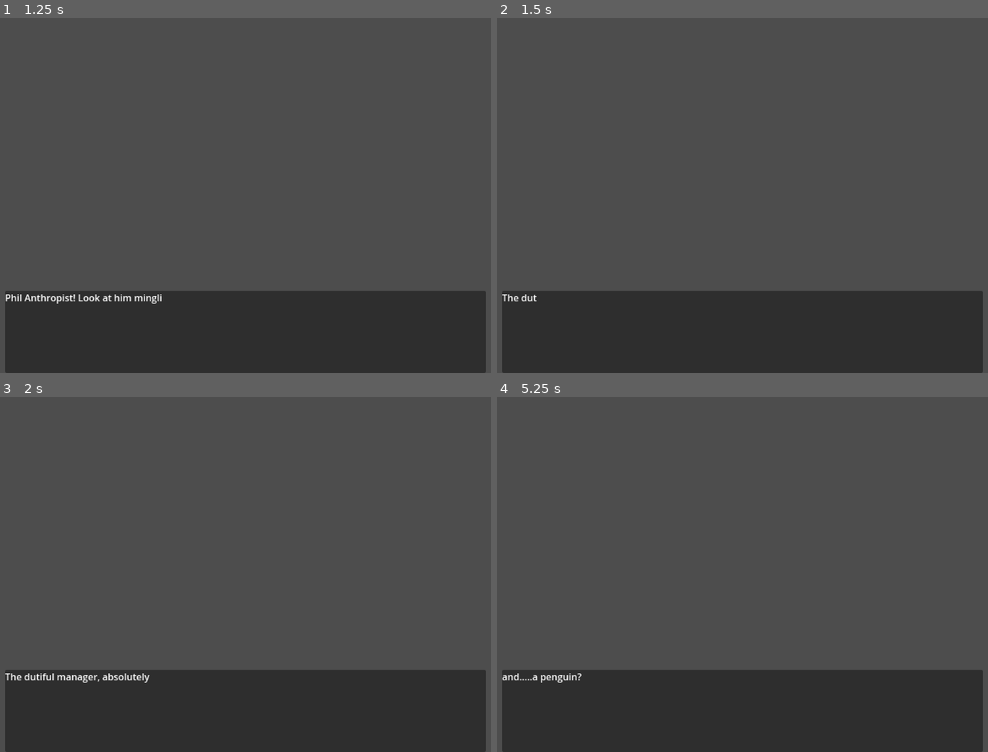
Above: before the commit, frames 1-4 (two rows, left to right).
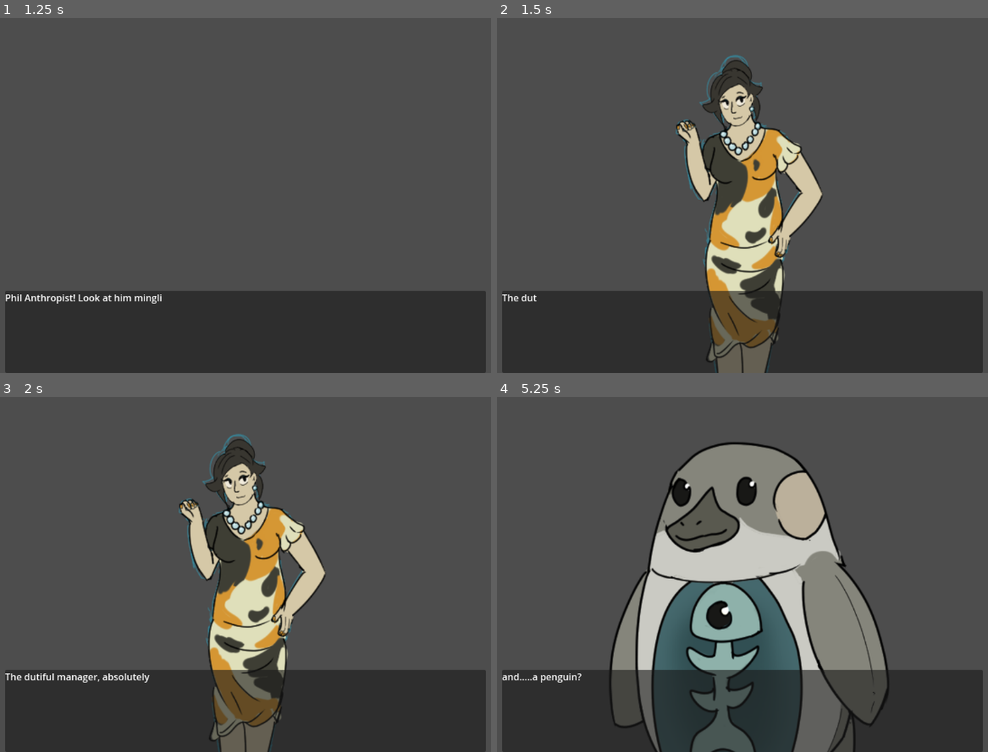
Above: after the commit, the same moments.

Repository: LeslieLlama/ConnectionsNovel
Game: Godot game, scene res://Scenes/main_scene.tscn
Same seed, same stepped clock (60 frames per second), same inputs: the game is played once before the commit and once after it.
Inputs (mouse positions are in pixels of both pictures, inside the frame that each line leads up to):
- Up to frame 1 (1.25 s): tap Enter at 0.5 s; move the mouse to (392, 163) at 0.52 s; press the mouse at (392, 163) at 0.53 s
- Up to frame 2 (1.5 s): tap Space at 1.25 s; move the mouse to (605, 202) at 1.27 s; release the mouse at (605, 202) at 1.28 s; click (605, 202) at 1.35 s
- Up to frame 3 (2 s): no input
- Up to frame 4 (5.25 s): move the mouse to (811, 478) at 2.02 s; press the mouse at (811, 478) at 2.03 s; tap Enter at 2.75, 4.25 s; move the mouse to (708, 638) at 2.77 s; release the mouse at (708, 638) at 2.78 s; click (708, 638) at 2.85 s; tap Space at 3.5, 5 s; move the mouse to (943, 617) at 3.52 s; press the mouse at (943, 617) at 3.53 s; move the mouse to (541, 503) at 4.27 s; release the mouse at (541, 503) at 4.28 s; click (541, 503) at 4.35 s; move the mouse to (776, 560) at 5.02 s; press the mouse at (776, 560) at 5.03 s

Frame 1 is identical in both runs. In frame 2, 13% of the frame differs, in the area x 36-67%, y 10-100%; in frame 3, 13%; in frame 4, 27%, in the area x 22-80%, y 12-100%.

Commit message:
add sprites into game

Diff:
--- a/Characters/Doctor/Sprites/doctor_default.tres
+++ b/Characters/Doctor/Sprites/doctor_default.tres
@@ -1,9 +1,11 @@
-[gd_resource type="Resource" script_class="CharacterSprite" load_steps=3 format=3 uid="uid://cohlk5rje0auo"]
+[gd_resource type="Resource" script_class="CharacterSprite" load_steps=4 format=3 uid="uid://cohlk5rje0auo"]
 
 [ext_resource type="Resource" uid="uid://vtkiitpiyma0" path="res://Characters/Doctor/doctor.tres" id="1_hbi28"]
 [ext_resource type="Script" uid="uid://cyi5t1mrsg6gp" path="res://Dialogue/Characters/character_sprite.gd" id="2_1k375"]
+[ext_resource type="Texture2D" uid="uid://d1apde741mwdg" path="res://Characters/Doctor/Sprites/DrAckulaDefaultSprite.png" id="3_3kqr4"]
 
 [resource]
 script = ExtResource("2_1k375")
 character = ExtResource("1_hbi28")
+sprite = ExtResource("3_3kqr4")
 metadata/_custom_type_script = "uid://cyi5t1mrsg6gp"
--- a/Characters/Ex/Sprites/ex_default.tres
+++ b/Characters/Ex/Sprites/ex_default.tres
@@ -1,9 +1,11 @@
-[gd_resource type="Resource" script_class="CharacterSprite" load_steps=3 format=3 uid="uid://dfmhsjbbj6r44"]
+[gd_resource type="Resource" script_class="CharacterSprite" load_steps=4 format=3 uid="uid://dfmhsjbbj6r44"]
 
 [ext_resource type="Resource" uid="uid://dryqk1h5lixaf" path="res://Characters/Ex/ex.tres" id="1_xqcni"]
 [ext_resource type="Script" uid="uid://cyi5t1mrsg6gp" path="res://Dialogue/Characters/character_sprite.gd" id="2_cl87w"]
+[ext_resource type="Texture2D" uid="uid://qy2v5ehylemb" path="res://Characters/Ex/Sprites/ExDefaultSprite.png" id="3_ewx10"]
 
 [resource]
 script = ExtResource("2_cl87w")
 character = ExtResource("1_xqcni")
+sprite = ExtResource("3_ewx10")
 metadata/_custom_type_script = "uid://cyi5t1mrsg6gp"
--- a/Characters/Janitor/Sprites/janitor_default.tres
+++ b/Characters/Janitor/Sprites/janitor_default.tres
@@ -1,9 +1,11 @@
-[gd_resource type="Resource" script_class="CharacterSprite" load_steps=3 format=3 uid="uid://dgg1ht784mj36"]
+[gd_resource type="Resource" script_class="CharacterSprite" load_steps=4 format=3 uid="uid://dgg1ht784mj36"]
 
 [ext_resource type="Resource" uid="uid://2rphc1ckioqh" path="res://Characters/Janitor/janitor.tres" id="1_mq6i8"]
 [ext_resource type="Script" uid="uid://cyi5t1mrsg6gp" path="res://Dialogue/Characters/character_sprite.gd" id="2_tmtet"]
+[ext_resource type="Texture2D" uid="uid://whs5rdgr80l4" path="res://Characters/Janitor/Sprites/JanitorSpriteDefault.png" id="3_trcay"]
 
 [resource]
 script = ExtResource("2_tmtet")
 character = ExtResource("1_mq6i8")
+sprite = ExtResource("3_trcay")
 metadata/_custom_type_script = "uid://cyi5t1mrsg6gp"
--- a/Characters/Manager/Sprites/manager_default.tres
+++ b/Characters/Manager/Sprites/manager_default.tres
@@ -1,9 +1,11 @@
-[gd_resource type="Resource" script_class="CharacterSprite" load_steps=3 format=3 uid="uid://dn7dwgf4a1tff"]
+[gd_resource type="Resource" script_class="CharacterSprite" load_steps=4 format=3 uid="uid://dn7dwgf4a1tff"]
 
 [ext_resource type="Resource" uid="uid://dolmyrhfklgpc" path="res://Characters/Manager/Manager.tres" id="1_lluem"]
 [ext_resource type="Script" uid="uid://cyi5t1mrsg6gp" path="res://Dialogue/Characters/character_sprite.gd" id="2_vxou3"]
+[ext_resource type="Texture2D" uid="uid://n4tw3y3omyui" path="res://Characters/Manager/AquariumManagerSprite.png" id="3_vxou3"]
 
 [resource]
 script = ExtResource("2_vxou3")
 character = ExtResource("1_lluem")
+sprite = ExtResource("3_vxou3")
 metadata/_custom_type_script = "uid://cyi5t1mrsg6gp"
--- a/Characters/MarineBio/Sprites/marine_bio_default.tres
+++ b/Characters/MarineBio/Sprites/marine_bio_default.tres
@@ -1,9 +1,11 @@
-[gd_resource type="Resource" script_class="CharacterSprite" load_steps=3 format=3 uid="uid://rkkxodlml40x"]
+[gd_resource type="Resource" script_class="CharacterSprite" load_steps=4 format=3 uid="uid://rkkxodlml40x"]
 
 [ext_resource type="Resource" uid="uid://df1t6ibmhos47" path="res://Characters/MarineBio/marine_bio.tres" id="1_kl4h4"]
 [ext_resource type="Script" uid="uid://cyi5t1mrsg6gp" path="res://Dialogue/Characters/character_sprite.gd" id="2_fhtim"]
+[ext_resource type="Texture2D" uid="uid://b47h2yc4g4gbe" path="res://Characters/MarineBio/Sprites/MarineBiologistDefaultSprite.png" id="3_fhtim"]
 
 [resource]
 script = ExtResource("2_fhtim")
 character = ExtResource("1_kl4h4")
+sprite = ExtResource("3_fhtim")
 metadata/_custom_type_script = "uid://cyi5t1mrsg6gp"
--- a/Characters/Penguin/Sprites/penguin_default.tres
+++ b/Characters/Penguin/Sprites/penguin_default.tres
@@ -1,9 +1,11 @@
-[gd_resource type="Resource" script_class="CharacterSprite" load_steps=3 format=3 uid="uid://dfgegnwlbudva"]
+[gd_resource type="Resource" script_class="CharacterSprite" load_steps=4 format=3 uid="uid://dfgegnwlbudva"]
 
 [ext_resource type="Resource" uid="uid://cgyseqc5j8bx7" path="res://Characters/Penguin/Penguin.tres" id="1_8xvta"]
 [ext_resource type="Script" uid="uid://cyi5t1mrsg6gp" path="res://Dialogue/Characters/character_sprite.gd" id="2_gv7nk"]
+[ext_resource type="Texture2D" uid="uid://dxvmd0jgs6wqm" path="res://Characters/Penguin/Sprites/PenguinSuitSprite.png" id="3_gv7nk"]
 
 [resource]
 script = ExtResource("2_gv7nk")
 character = ExtResource("1_8xvta")
+sprite = ExtResource("3_gv7nk")
 metadata/_custom_type_script = "uid://cyi5t1mrsg6gp"
--- a/Characters/Rival/Sprites/rival_default.tres
+++ b/Characters/Rival/Sprites/rival_default.tres
@@ -1,9 +1,11 @@
-[gd_resource type="Resource" script_class="CharacterSprite" load_steps=3 format=3 uid="uid://dc0k8cfmtflgq"]
+[gd_resource type="Resource" script_class="CharacterSprite" load_steps=4 format=3 uid="uid://dc0k8cfmtflgq"]
 
 [ext_resource type="Resource" uid="uid://cm0jhil312k3k" path="res://Characters/Rival/Rival.tres" id="1_0sici"]
 [ext_resource type="Script" uid="uid://cyi5t1mrsg6gp" path="res://Dialogue/Characters/character_sprite.gd" id="2_6ihtm"]
+[ext_resource type="Texture2D" uid="uid://cipji2wierd8" path="res://Characters/Rival/Sprites/RivalManagerDefaultSprite.png" id="3_g4qyg"]
 
 [resource]
 script = ExtResource("2_6ihtm")
 character = ExtResource("1_0sici")
+sprite = ExtResource("3_g4qyg")
 metadata/_custom_type_script = "uid://cyi5t1mrsg6gp"
--- a/Encounters/Encounters/00_Intro.tres
+++ b/Encounters/Encounters/00_Intro.tres
@@ -8,10 +8,13 @@
 [ext_resource type="Resource" uid="uid://cohlk5rje0auo" path="res://Characters/Doctor/Sprites/doctor_default.tres" id="5_eqg7w"]
 [ext_resource type="Resource" path="res://Characters/Placeholder/Sprites/blank.tres" id="6_e1smj"]
 [ext_resource type="Texture2D" uid="uid://c6tb0egex1qj4" path="res://Assets/Backgrounds/shark_tank.png" id="7_skcc3"]
+[ext_resource type="Resource" uid="uid://dfgegnwlbudva" path="res://Characters/Penguin/Sprites/penguin_default.tres" id="7_w4lfs"]
 [ext_resource type="Resource" uid="uid://cgv0rtfowk1qu" path="res://Evidence/Evidence/Bucket_of_meat.tres" id="8_eqg7w"]
+[ext_resource type="Resource" uid="uid://dgg1ht784mj36" path="res://Characters/Janitor/Sprites/janitor_default.tres" id="8_rs50s"]
 
 [sub_resource type="Resource" id="Resource_l18ce"]
 script = ExtResource("1_l18ce")
+speaker_sprite = ExtResource("6_e1smj")
 line_type = 2
 text = "Grand opening night! The aquarium is filled with eclectic figures!"
 metadata/_custom_type_script = "uid://cyus3nuisb47q"
@@ -52,16 +55,16 @@
 
 [sub_resource type="Resource" id="Resource_gtfbg"]
 script = ExtResource("1_l18ce")
-speaker_sprite = ExtResource("3_e1smj")
+speaker_sprite = ExtResource("7_w4lfs")
 line_type = 2
 text = "and.....a penguin?"
 metadata/_custom_type_script = "uid://cyus3nuisb47q"
 
 [sub_resource type="Resource" id="Resource_e1smj"]
 script = ExtResource("1_l18ce")
-speaker_sprite = ExtResource("3_e1smj")
+speaker_sprite = ExtResource("8_rs50s")
 line_type = 2
-text = "And who could forget, our humble hero Jann! Keeping the aquarium clean, staying out of the way in the maintainance closet. Putting up his map while listening to murder mystery podcasts."
+text = "And who could forget, our humble hero Jann! Keeping the aquarium clean, staying out of the way in the maintainance closet. Putting up their map while listening to murder mystery podcasts."
 metadata/_custom_type_script = "uid://cyus3nuisb47q"
 
 [sub_resource type="Resource" id="Resource_skcc3"]
--- a/Scenes/dialogue_scene.tscn
+++ b/Scenes/dialogue_scene.tscn
@@ -1,6 +1,7 @@
-[gd_scene load_steps=2 format=3 uid="uid://c7a2x6q7cvsvm"]
+[gd_scene load_steps=3 format=3 uid="uid://c7a2x6q7cvsvm"]
 
 [ext_resource type="Script" uid="uid://cf527jcdhxsmj" path="res://Dialogue/DialogueScene/dialogue_scene.gd" id="1_r85g1"]
+[ext_resource type="Texture2D" uid="uid://dxvmd0jgs6wqm" path="res://Characters/Penguin/Sprites/PenguinSuitSprite.png" id="2_r85g1"]
 
 [node name="DialogueScene" type="Control"]
 layout_mode = 3
@@ -27,10 +28,11 @@
 anchor_top = 0.5
 anchor_right = 1.0
 anchor_bottom = 0.5
-offset_top = -165.0
-offset_bottom = 211.0
+offset_top = -323.0
+offset_bottom = 534.0
 grow_horizontal = 2
 grow_vertical = 2
+texture = ExtResource("2_r85g1")
 expand_mode = 1
 stretch_mode = 5
 
Not shown: 1 places in Encounters/Encounters/00_Intro.tres that only renumber resources
